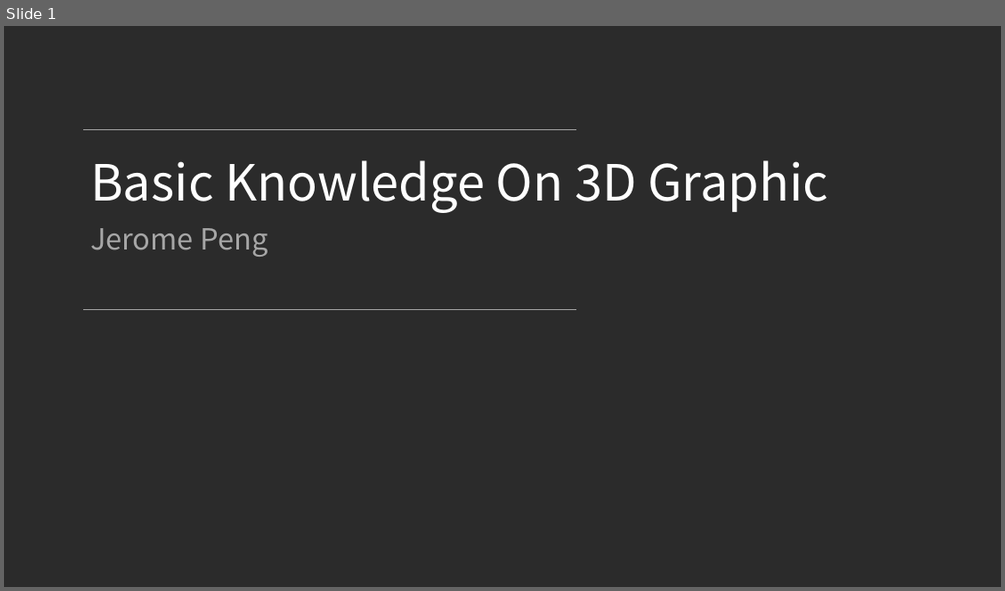
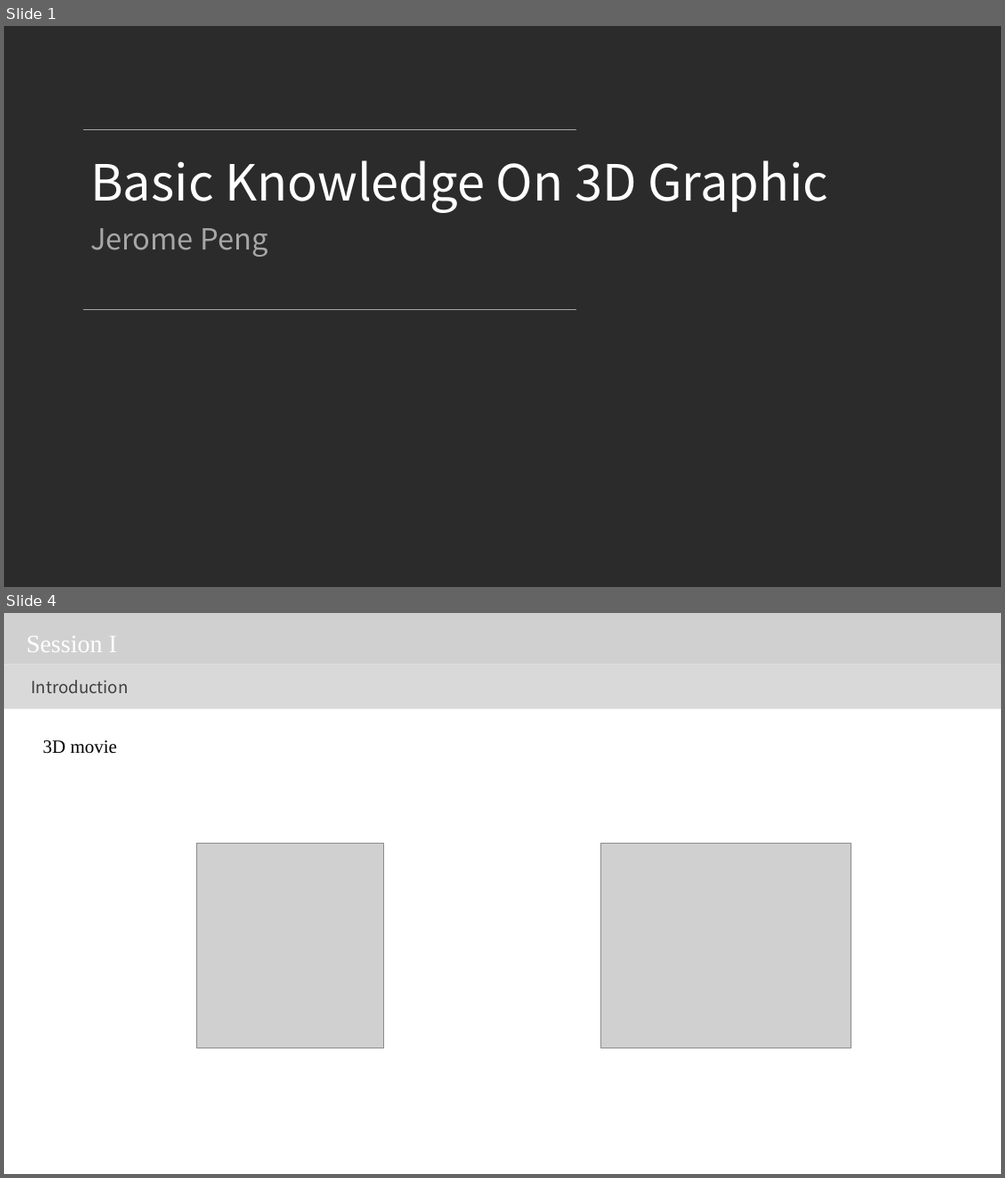
Before and after one commit to jeromepeng/tetris, a slide deck: Doc/3D Graphic.pptx. Shown one above the other, each under a label of ours: slide 1 before the commit, slides 1 and 4 after it; the slides between them are not shown. The pictures are 1005x591 and 1005x1178 pixels, drawn with LibreOffice and Linux fonts; fonts in the diff are those of the drawing; grey boxes stand for pictures; background and template pictures are left out; a plain dark background stands for a picture behind light text. Boxes give left, top, right and bottom in pixels: in the first picture for what was removed or moved away, otherwise in the second. Text is boxed around its words. In the diff, an @@ line names an element or a change of style, - is before the commit and + after.

```diff
--- a/Doc/3D Graphic.pptx
+++ b/Doc/3D Graphic.pptx
@@ slide 4 added at [4,613,1001,1174], background picture (left out) @@
@@ picture added at [4,613,1001,664] @@
@@ text added at [26,636,117,652], 24 pt, text #FFFFFF @@
+Session I
@@ rectangle added at [4,664,1001,709], fill #D9D9D9 @@
@@ text added at [31,680,128,693], 16 pt, text #404040 @@
+Introduction
@@ text added at [43,740,117,754], 18 pt, text #000000 @@
+3D movie
@@ picture added at [196,843,383,1047] @@
@@ picture added at [600,843,850,1047] @@
```
Also in this commit, not shown: 1 slide changed, 8 other slides added, 6 slides removed, 9 other files.
